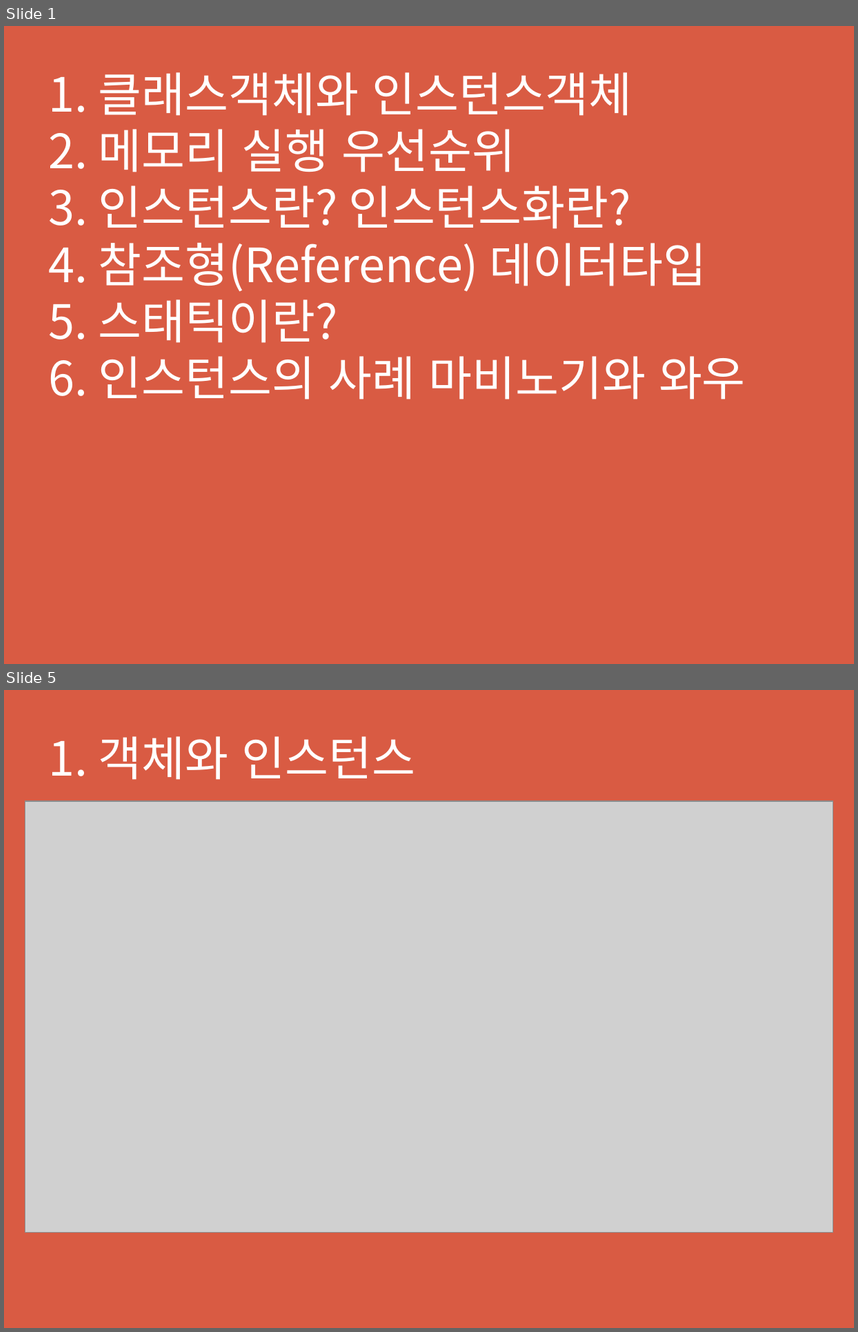
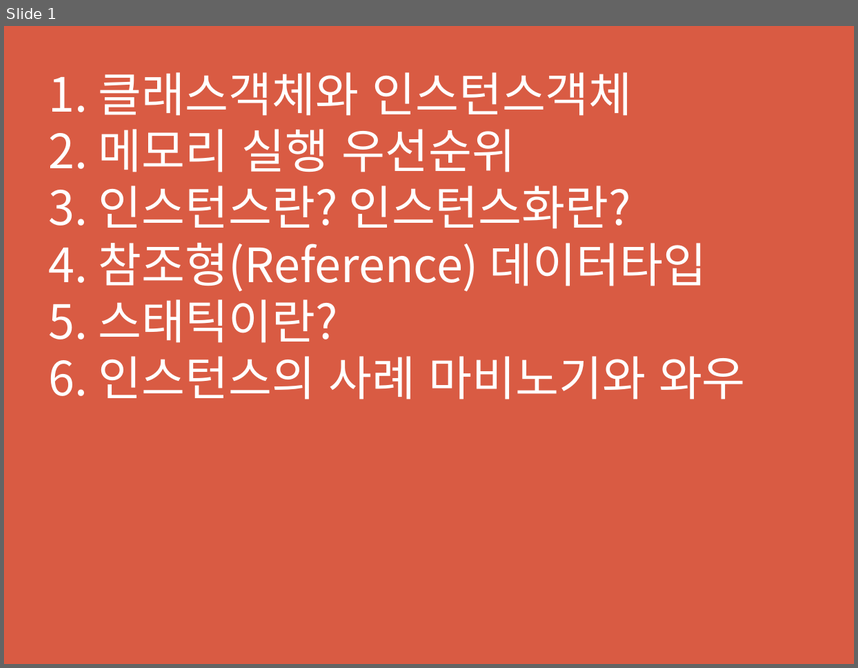
Before and after one commit to appleater7/osf-studygroup, a slide deck: src/study/mar05/yj/[스터디1]객체지향 프로그래밍.pptx. Shown one above the other, each under a label of ours: slides 1 and 5 before the commit, slide 1 after it; the slides between them are not shown. The pictures are 858x1332 and 858x668 pixels, drawn with LibreOffice and Linux fonts; fonts in the diff are those of the drawing; grey boxes stand for pictures. Boxes give left, top, right and bottom in pixels: in the first picture for what was removed or moved away, otherwise in the second. Text is boxed around its words. In the diff, an @@ line names an element or a change of style, - is before the commit and + after.

```diff
--- a/src/study/mar05/yj/[스터디1]객체지향 프로그래밍.pptx
+++ b/src/study/mar05/yj/[스터디1]객체지향 프로그래밍.pptx
@@ slide 5 removed at box(4, 690, 854, 1328), background #D95B43 @@
@@ text removed at box(49, 736, 416, 780) @@
-1. 객체와 인스턴스
@@ picture removed at box(25, 801, 833, 1232) @@
```
Also in this commit, not shown: 3 slides changed, 1 slide added, 1 other slide removed, 6 other files.
